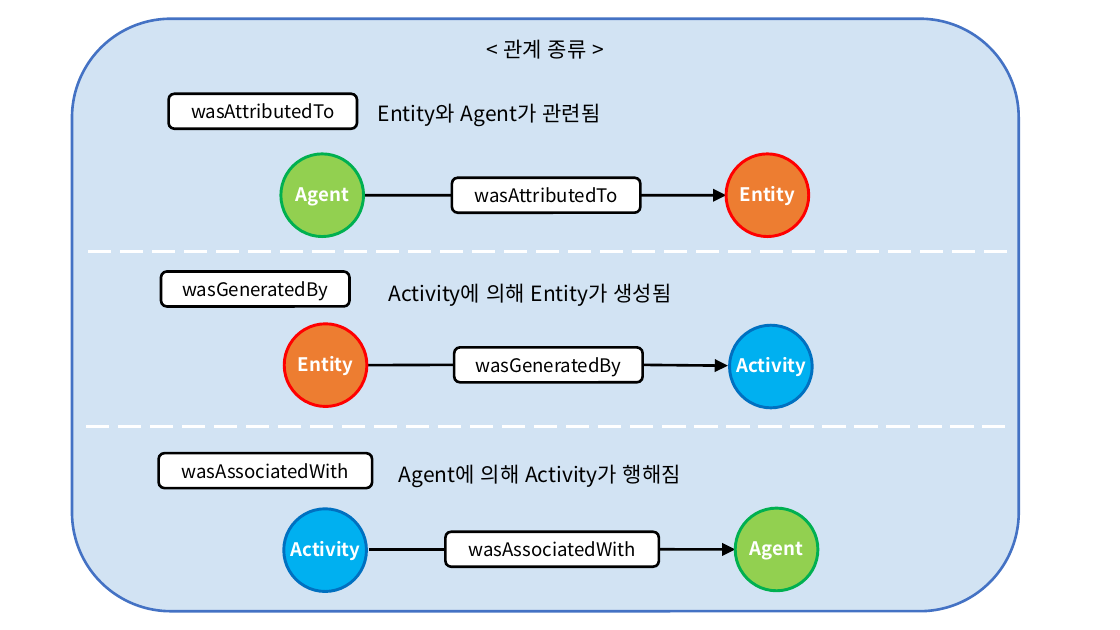
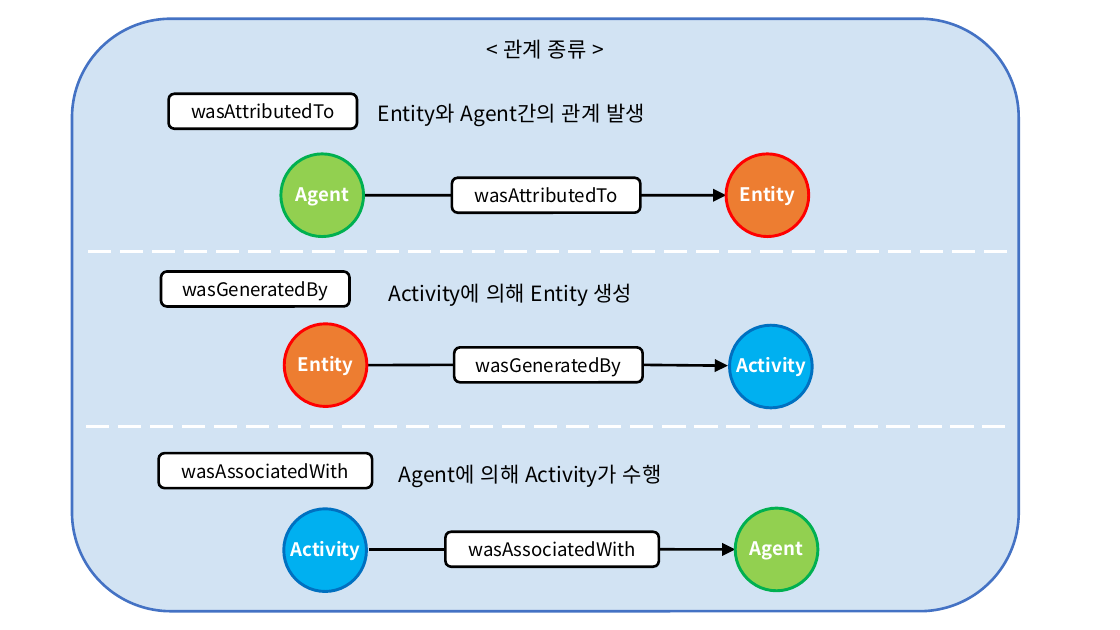
Before and after one commit to YYuJeong/Provenance-Data-Management-System, a slide deck: slide 4 of 그래프모델링.pptx. Drawn at 1120x630 pixels with LibreOffice and Linux fonts; fonts in the diff are those of the drawing. Boxes give left, top, right and bottom in pixels: in the first picture for what was removed or moved away, otherwise in the second. Text is boxed around its words. In the diff, an @@ line names an element or a change of style, - is before the commit and + after.

Commit message:
pptx modified

```diff
--- a/그래프모델링.pptx
+++ b/그래프모델링.pptx
@@ text at (x1=378, y1=103, x2=645, y2=126): text changed @@
-Entity와 Agent가 관련됨
+Entity와 Agent간의 관계 발생
@@ text at (x1=388, y1=283, x2=632, y2=306): text changed @@
-Activity에 의해 Entity가 생성됨
+Activity에 의해 Entity 생성
@@ text at (x1=399, y1=464, x2=662, y2=488): text changed @@
-Agent에 의해 Activity가 행해짐
+Agent에 의해 Activity가 수행
```
